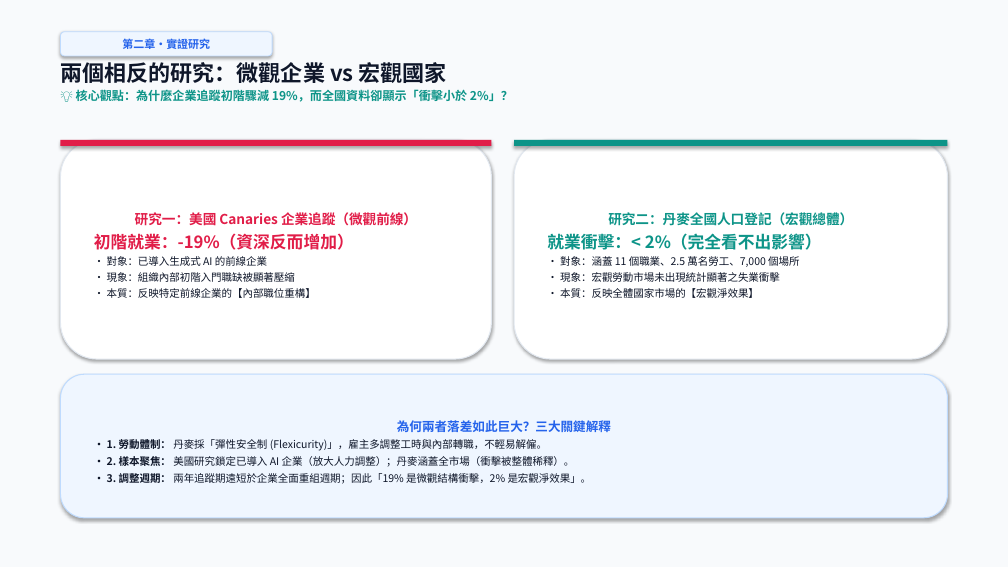
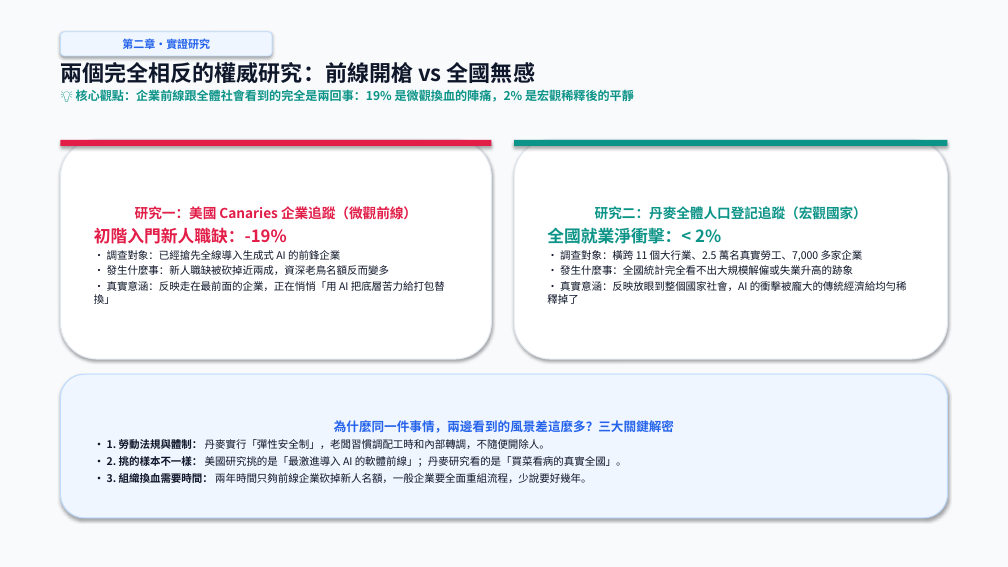
Before and after one commit to ZoeChengYu/2026F_information_and_life, a slide deck: slide 9 of 期中報告_ver.Gemini.1.0.1.pptx. Drawn at 1008x567 pixels with LibreOffice and Linux fonts; fonts in the diff are those of the drawing. Boxes give left, top, right and bottom in pixels: in the first picture for what was removed or moved away, otherwise in the second. Text is boxed around its words. In the diff, an @@ line names an element or a change of style, - is before the commit and + after.

```diff
--- a/期中報告_ver.Gemini.1.0.1.pptx
+++ b/期中報告_ver.Gemini.1.0.1.pptx
@@ text at (60,62,634,104): text changed @@
-兩個相反的研究：微觀企業 vs 宏觀國家
-💡 核心觀點：為什麼企業追蹤初階驟減 19%，而全國資料卻顯示「衝擊小於 2%」？
+兩個完全相反的權威研究：前線開槍 vs 全國無感
+💡 核心觀點：企業前線跟全體社會看到的完全是兩回事：19% 是微觀換血的陣痛，2% 是宏觀稀釋後的平靜
@@ text in rounded rectangle at (547,206,907,304): text changed @@
-研究二：丹麥全國人口登記（宏觀總體）
-就業衝擊：< 2%（完全看不出影響）
-• 對象：涵蓋 11 個職業、2.5 萬名勞工、7,000 個場所
-• 現象：宏觀勞動市場未出現統計顯著之失業衝擊
-• 本質：反映全體國家市場的【宏觀淨效果】
+研究二：丹麥全體人口登記追蹤（宏觀國家）
+全國就業淨衝擊：< 2%
+• 調查對象：橫跨 11 個大行業、2.5 萬名真實勞工、7,000 多家企業
+• 發生什麼事：全國統計完全看不出大規模解僱或失業升高的跡象
+• 真實意涵：反映放眼到整個國家社會，AI 的衝擊被龐大的傳統經濟給均勻稀釋掉了
@@ text in rounded rectangle at (94,227,445,304): text changed @@
-初階就業：-19%（資深反而增加）
-• 對象：已導入生成式 AI 的前線企業
-• 現象：組織內部初階入門職缺被顯著壓縮
-• 本質：反映特定前線企業的【內部職位重構】
+初階入門新人職缺：-19%
+• 調查對象：已經搶先全線導入生成式 AI 的前鋒企業
+• 發生什麼事：新人職缺被砍掉近兩成，資深老鳥名額反而變多
+• 真實意涵：反映走在最前面的企業，正在悄悄「用 AI 把底層苦力給打包替換」
@@ text in rounded rectangle at (107,420,674,485): text changed @@
-為何兩者落差如此巨大？三大關鍵解釋
-• 1. 勞動體制： 丹麥採「彈性安全制 (Flexicurity)」，雇主多調整工時與內部轉職，不輕易解僱。
-• 2. 樣本聚焦： 美國研究鎖定已導入 AI 企業（放大人力調整）；丹麥涵蓋全市場（衝擊被整體稀釋）。
-• 3. 調整週期： 兩年追蹤期遠短於企業全面重組週期；因此「19% 是微觀結構衝擊，2% 是宏觀淨效果」。
+為什麼同一件事情，兩邊看到的風景差這麼多？三大關鍵解密
+• 1. 勞動法規與體制： 丹麥實行「彈性安全制」，老闆習慣調配工時和內部轉調，不隨便開除人。
+• 2. 挑的樣本不一樣： 美國研究挑的是「最激進導入 AI 的軟體前線」；丹麥研究看的是「買菜看病的真實全國」。
+• 3. 組織換血需要時間： 兩年時間只夠前線企業砍掉新人名額，一般企業要全面重組流程，少說要好幾年。
```
Also in this commit, not shown: 14 other slides changed, 1 other file.
